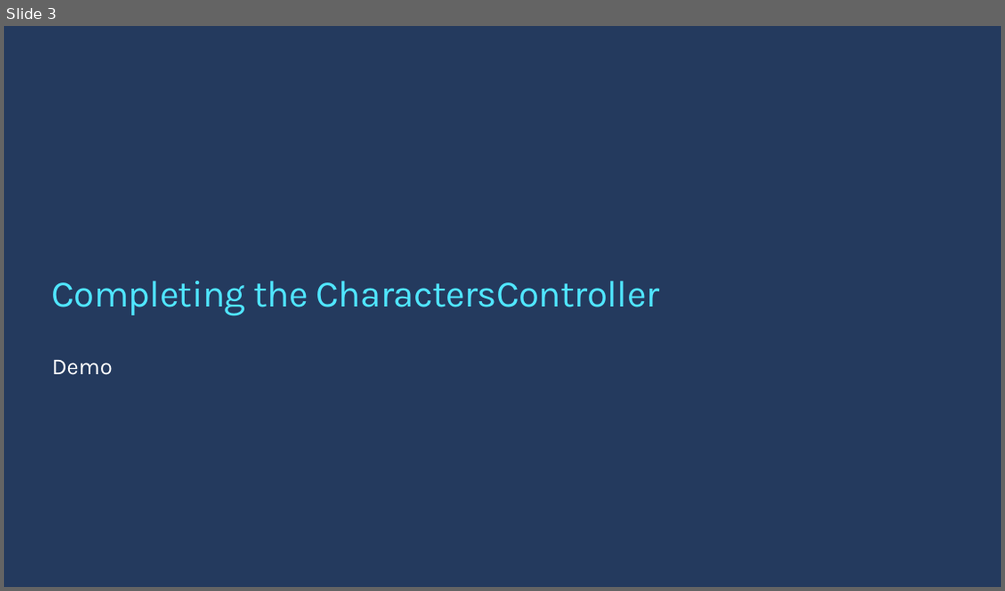
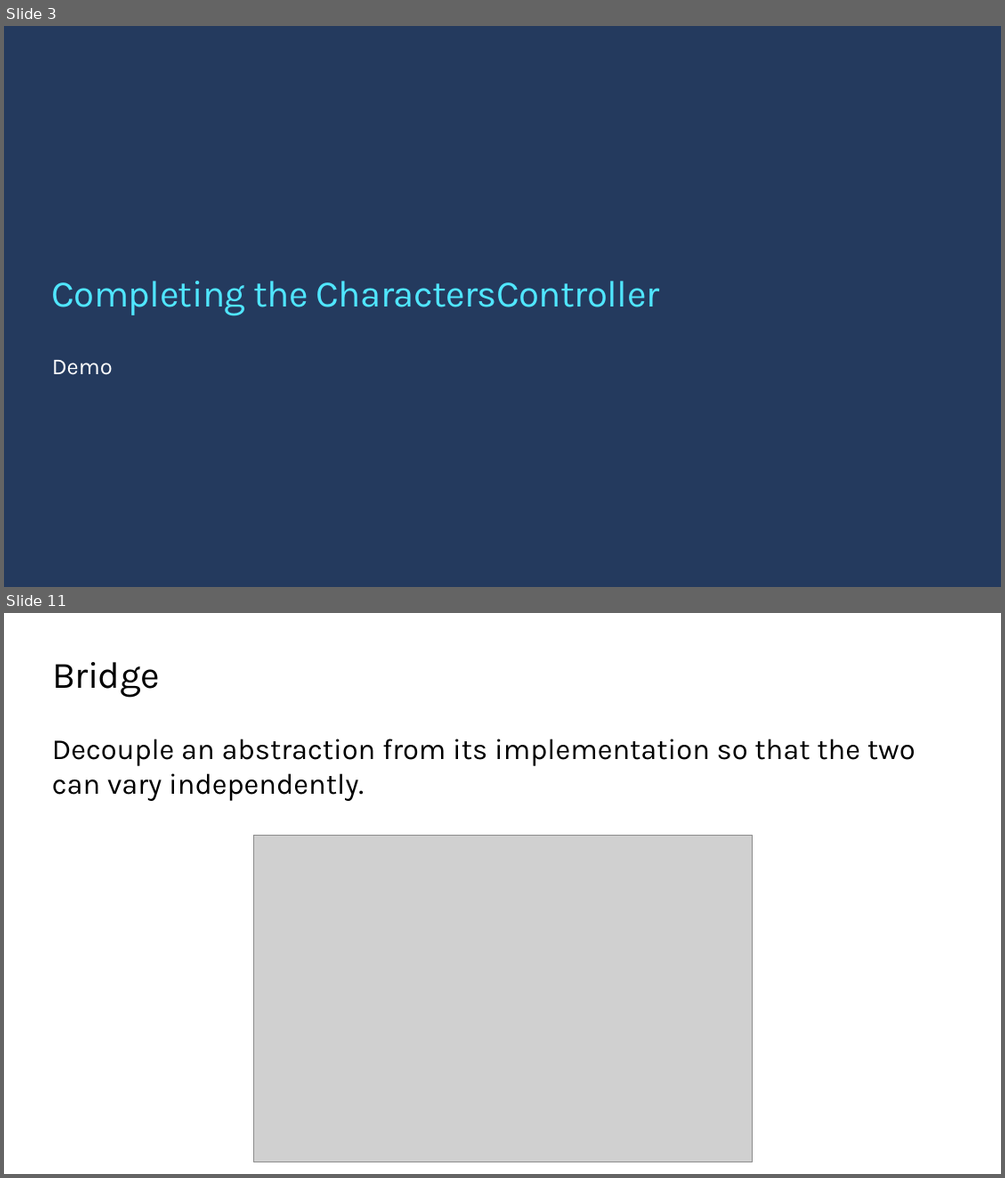
Before and after one commit to ondfisk/BDSA2021, a slide deck: Slides/Lecture08 - ASP.NET Core Web API part deux.pptx. Shown one above the other, each under a label of ours: slide 3 before the commit, slides 3 and 11 after it; the slides between them are not shown. The pictures are 1005x591 and 1005x1178 pixels, drawn with LibreOffice and Linux fonts; fonts in the diff are those of the drawing; grey boxes stand for pictures; background and template pictures are left out. Boxes give left, top, right and bottom in pixels: in the first picture for what was removed or moved away, otherwise in the second. Text is boxed around its words. In the diff, an @@ line names an element or a change of style, - is before the commit and + after.

```diff
--- a/Slides/Lecture08 - ASP.NET Core Web API part deux.pptx
+++ b/Slides/Lecture08 - ASP.NET Core Web API part deux.pptx
@@ slide 11 added at (4, 613, 1001, 1174), background #FFFFFF @@
@@ title added at (52, 662, 160, 698), 36 pt, text #000000 @@
+Bridge
@@ text added at (52, 738, 915, 801), 28 pt, text #000000 @@
+Decouple an abstraction from its implementation so that the two can vary independently.
@@ picture added at (253, 835, 752, 1161) @@
```
Also in this commit, not shown: 1 slide changed, 8 other slides added, 20 other files.
